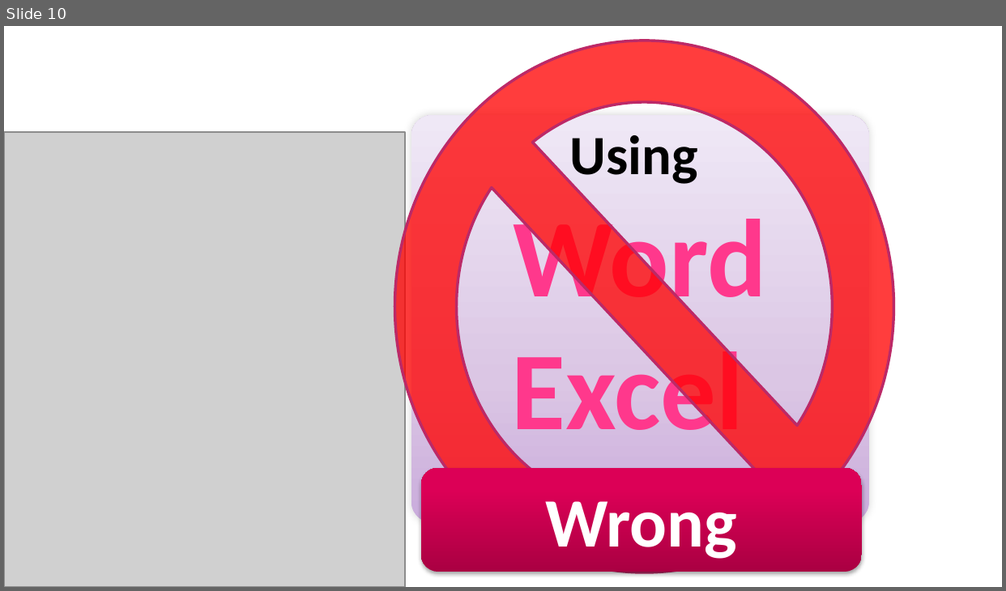
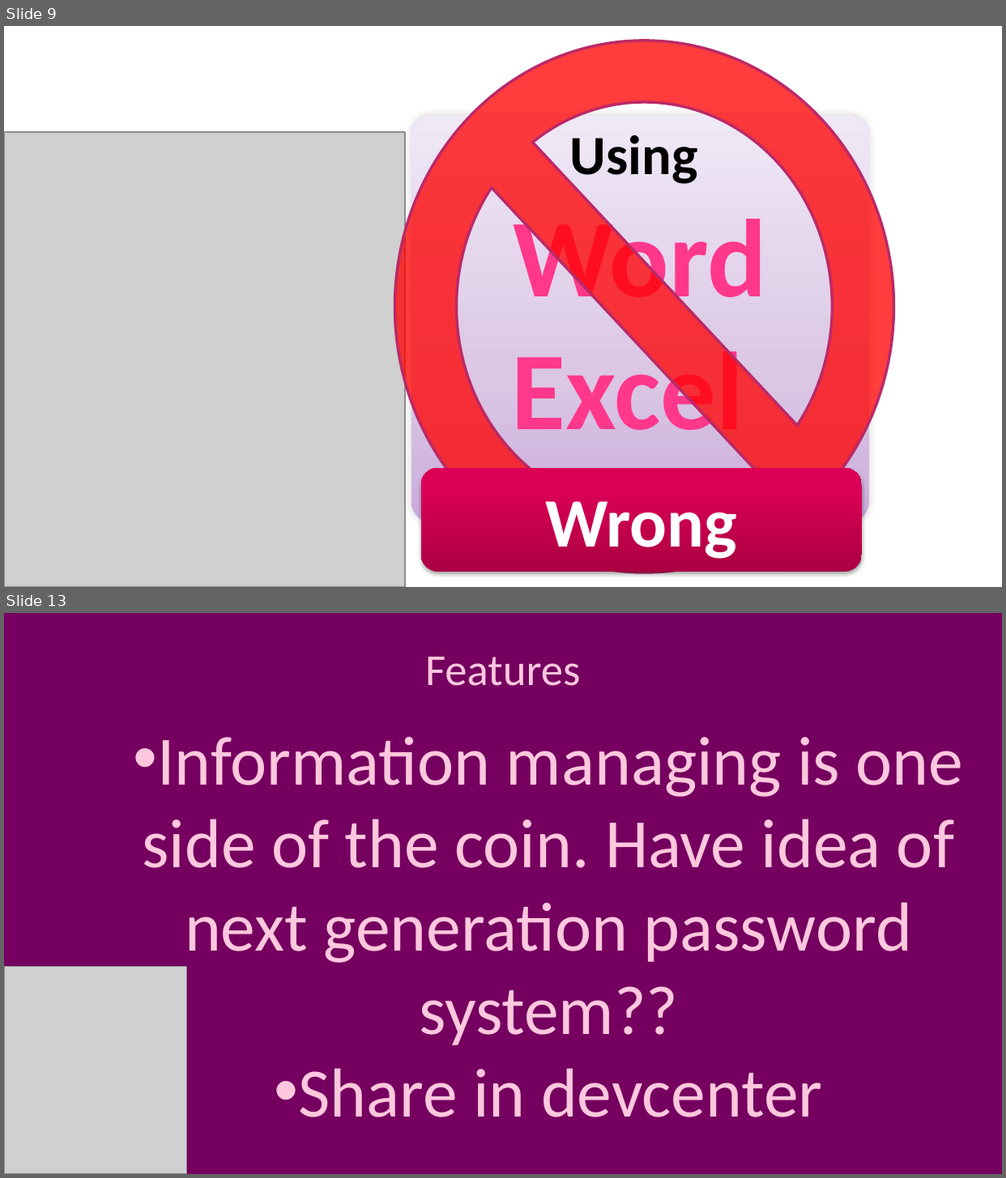
Before and after one commit to hvpulok/lockessential, a slide deck: modules/accounts/assets/intro.pptx. Shown one above the other, each under a label of ours: slide 10 before the commit, slides 9 and 13 after it; the slides between them are not shown. The pictures are 1006x591 and 1006x1178 pixels, drawn with LibreOffice and Linux fonts; fonts in the diff are those of the drawing; grey boxes stand for pictures. Boxes give left, top, right and bottom in pixels: in the first picture for what was removed or moved away, otherwise in the second. Text is boxed around its words. In the diff, an @@ line names an element or a change of style, - is before the commit and + after.

```diff
--- a/modules/accounts/assets/intro.pptx
+++ b/modules/accounts/assets/intro.pptx
@@ slide 13 added at <box>4,613,1002,1174</box>, background #75005F @@
@@ text added at <box>425,657,580,686</box>, 32 pt, text #FFC7DD @@
+Features
@@ text added at <box>142,737,964,1118</box>, 50 pt, text #FFC7DD @@
+• Information managing is one side of the coin. Have idea of next generation password system??
+• Share in devcenter
@@ picture added at <box>4,966,186,1174</box> @@
@@ what was slide 10 is now slide 9 @@
```
Also in this commit, not shown: 3 other slides added, 1 slide removed, 15 other files.
